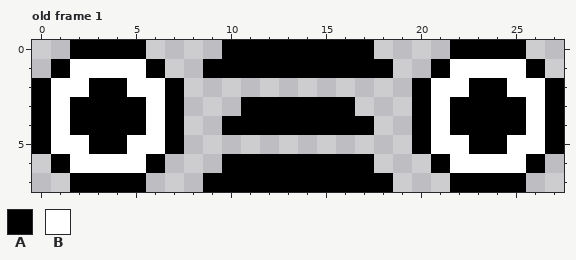
Pixel-art file -- aseprite/disc.aseprite. Above, as it was before the edit.
28x8 pixels, 2 frames. Colours within 5 levels of each other are drawn and written as one. Shown: old frame 1. The commit also changed other frames, which this record leaves out.
Visible layers, top first: "Eyes", "Background".
Palette (. is transparent): A #000000  B #ffffff
Pixels before, old frame 1, first column x 0:
0 ..AAAA....AAAAAAAA....AAAA..
1 .ABBBBA..AAAAAAAAAA..ABBBBA.
2 ABBAABBA............ABBAABBA
3 ABAAAABA...AAAAAA...ABAAAABA
4 ABAAAABA..AAAAAAAA..ABAAAABA
5 ABBAABBA............ABBAABBA
6 .ABBBBA...AAAAAAAA...ABBBBA.
7 ..AAAA...AAAAAAAAAA...AAAA..
After the commit:
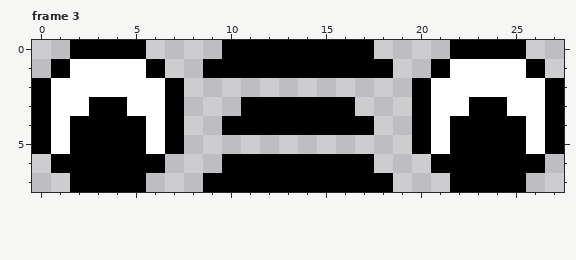
A new or re-ordered frame is compared with the old frame closest to it.
The edit:
frames 2 -> 18
layer "Lunar Eyes" added
layer "Background" now hidden
layer "Eyes" now hidden
Changed rows in their new state; - is an unchanged pixel.
Frame 3 is new; against old frame 1:
first column x 2:
2 -BB------------------BB-
3 B--B----------------B--B
5 A--A----------------A--A
6 AAAA----------------AAAA
Pixel boxes of the changes (left, top, right, bottom) in both pictures:
changed: (70, 78, 146, 173)
changed: (450, 78, 526, 173)
